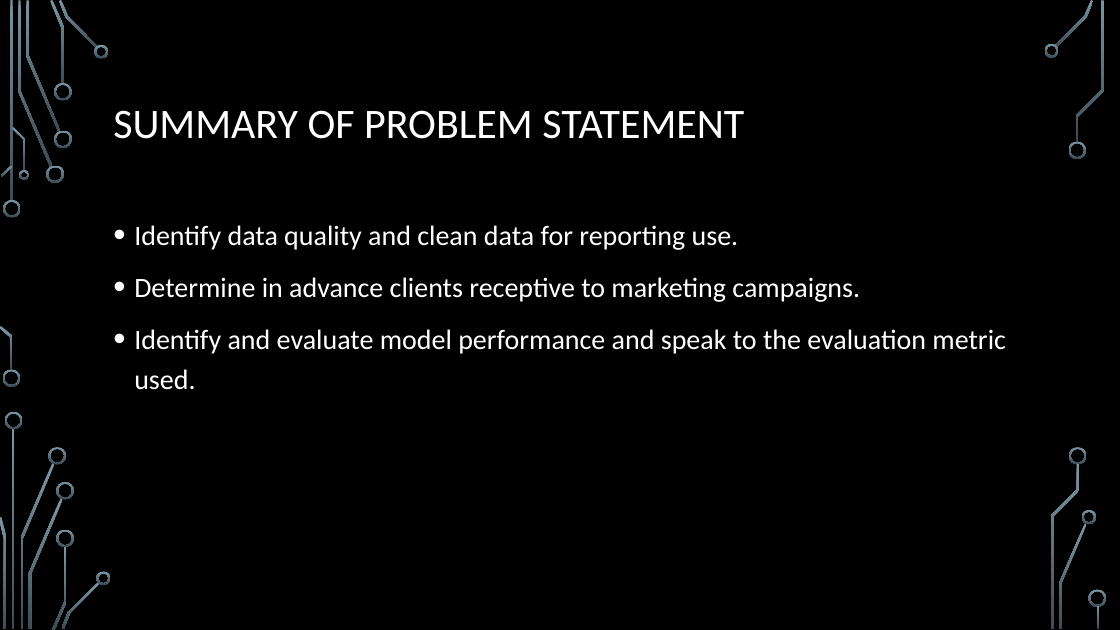
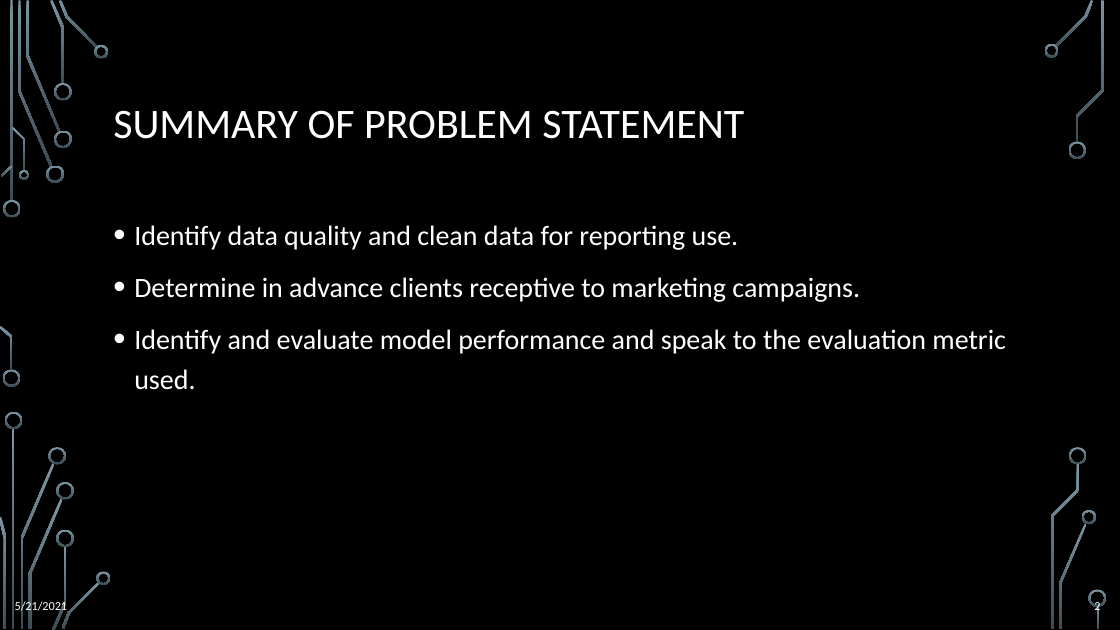
Before and after one commit to Shad0w746/DSA-Case-Study, a slide deck: slide 2 of Presentation-Data Set Findings.pptx. Drawn at 1120x630 pixels with LibreOffice and Linux fonts; fonts in the diff are those of the drawing; background and template pictures are left out. Boxes give left, top, right and bottom in pixels: in the first picture for what was removed or moved away, otherwise in the second. Text is boxed around its words. In the diff, an @@ line names an element or a change of style, - is before the commit and + after.

```diff
--- a/Presentation-Data Set Findings.pptx
+++ b/Presentation-Data Set Findings.pptx
@@ text added at [15,600,68,614], 10.5 pt, text #FFFFFF @@
+5/21/2021
@@ page number added at [1094,600,1100,614], 10.5 pt, text #FFFFFF @@
+2
```
Also in this commit, not shown: 4 other slides changed, 3 slides added, 1 slide removed, 1 other file.
